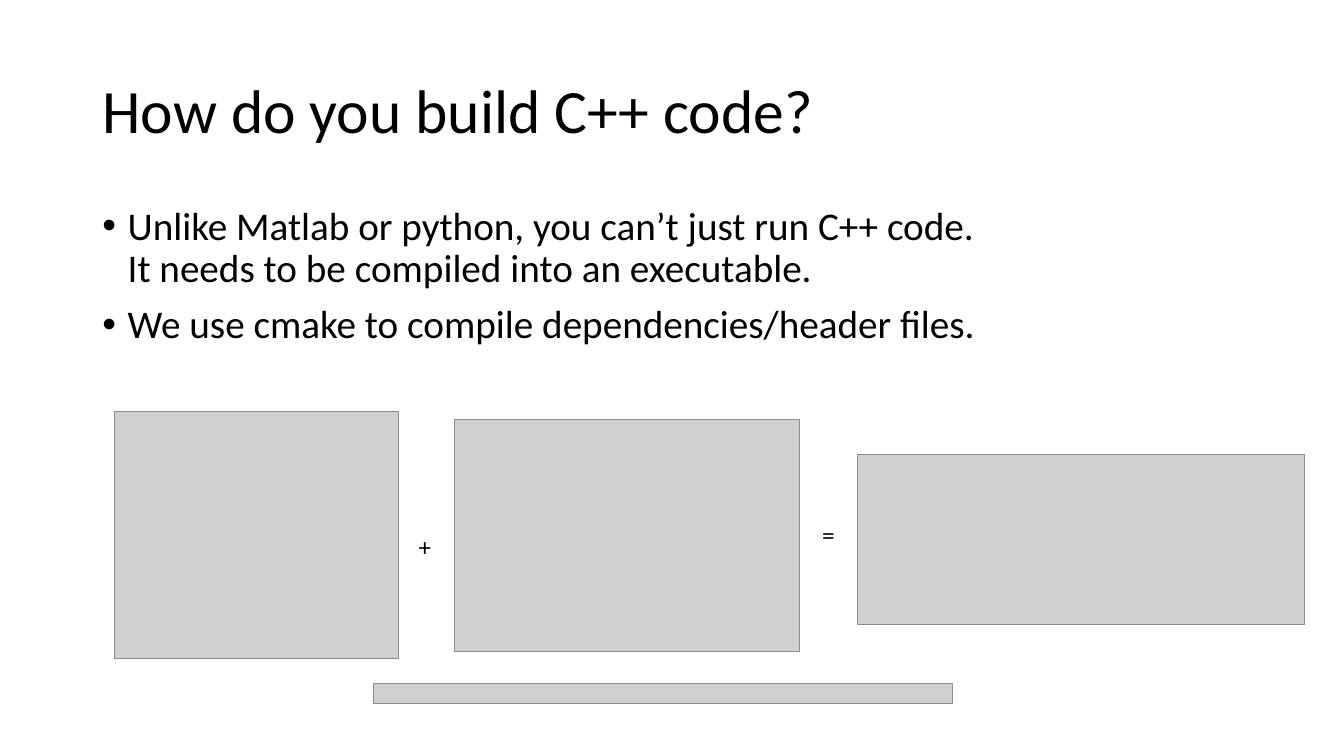
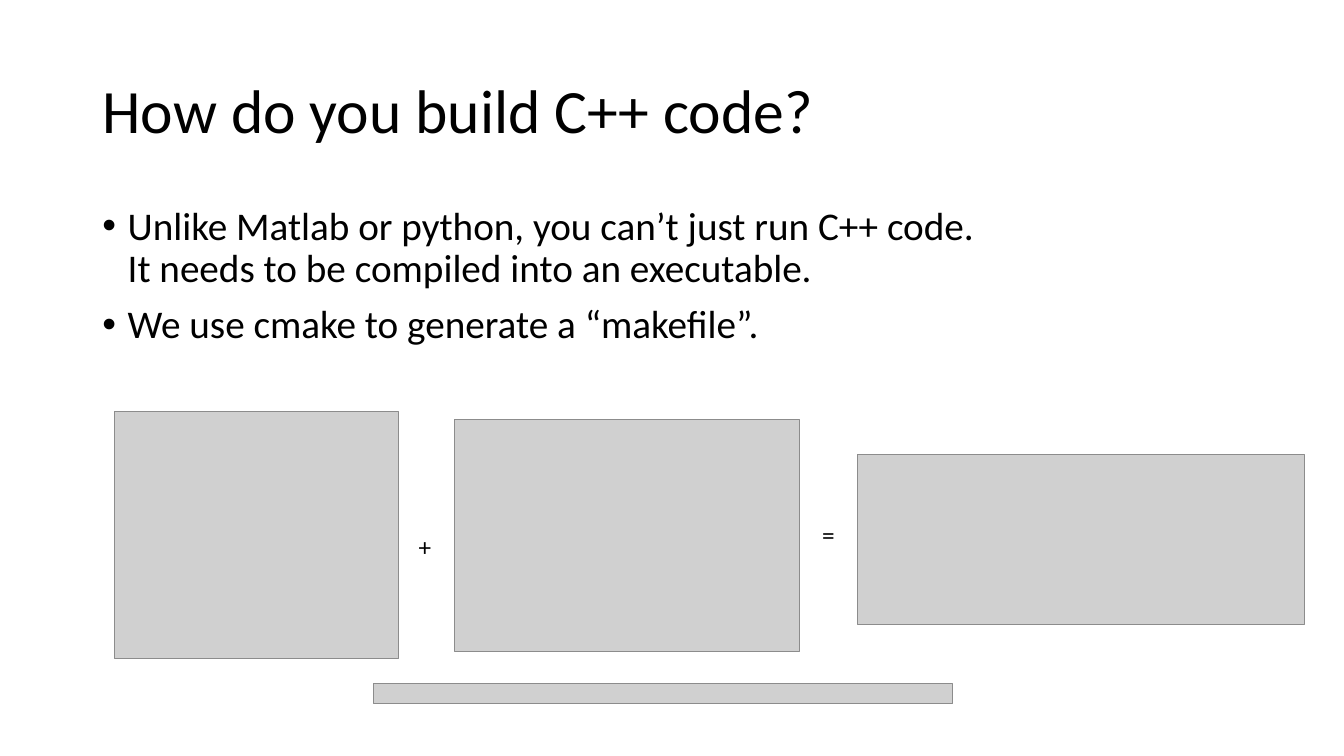
Before and after one commit to v9joshi/Moco-custom-goal, a slide deck: slide 5 of Tutorial.pptx. Drawn at 1344x756 pixels with LibreOffice and Linux fonts; fonts in the diff are those of the drawing; grey boxes stand for pictures. Boxes give left, top, right and bottom in pixels: in the first picture for what was removed or moved away, otherwise in the second. Text is boxed around its words. In the diff, an @@ line names an element or a change of style, - is before the commit and + after.

Commit message:
Minor powerpoint updates
Moved a slide around, changed some text.

```diff
--- a/Tutorial.pptx
+++ b/Tutorial.pptx
@@ text at <box>128,310,759,345</box>: text changed @@
-• We use cmake to compile dependencies/header files.
+• We use cmake to generate a “makefile”.
```
Also in this commit, not shown: 2 other slides changed, 1 slide added.
